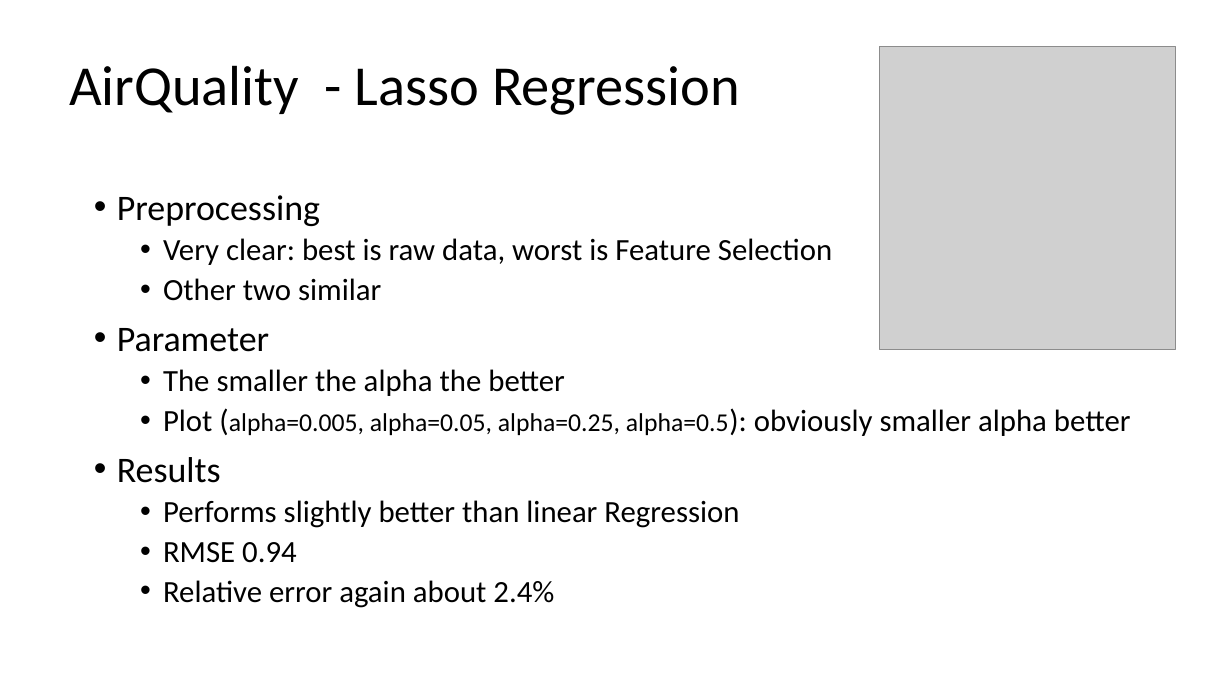
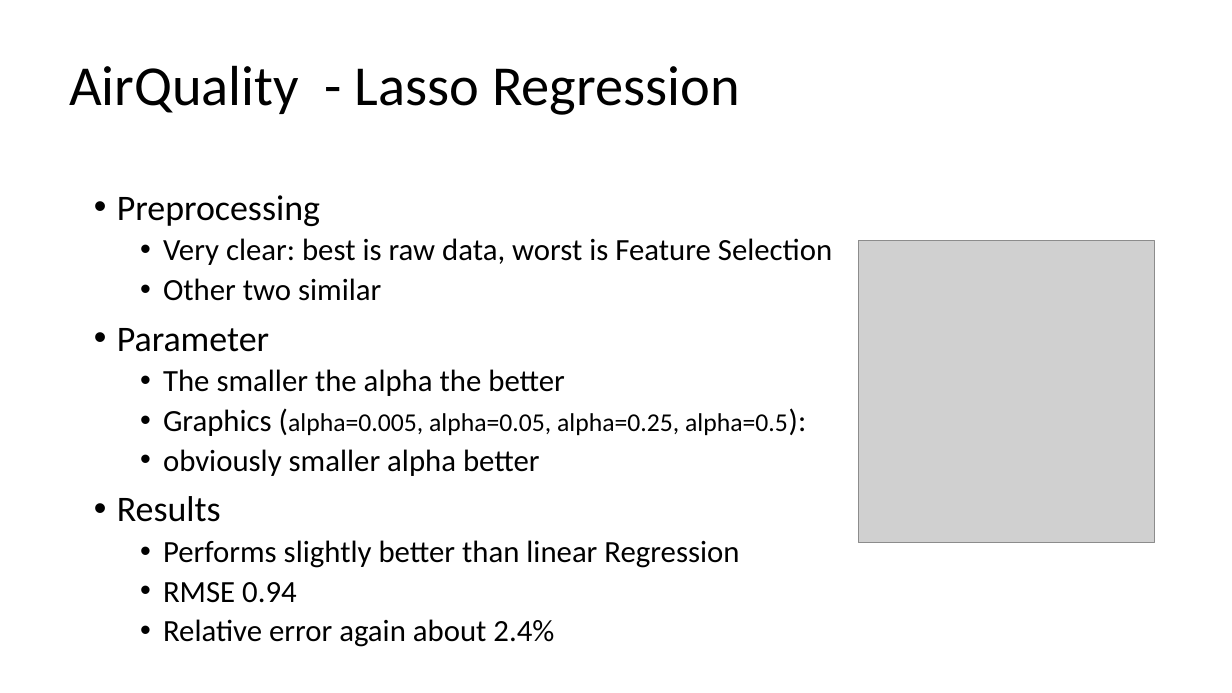
Before and after one commit to pstroppa/machine_learning, a slide deck: slide 29 of Machine_Learning_E1_o1.pptx (slide 23 before the commit). Drawn at 1232x693 pixels with LibreOffice and Linux fonts; fonts in the diff are those of the drawing; grey boxes stand for pictures; background and template pictures are left out. Boxes give left, top, right and bottom in pixels: in the first picture for what was removed or moved away, otherwise in the second. Text is boxed around its words. In the diff, an @@ line names an element or a change of style, - is before the commit and + after.

```diff
--- a/Machine_Learning_E1_o1.pptx
+++ b/Machine_Learning_E1_o1.pptx
@@ picture: place and size @@
-picture at (880,46,1176,349)
+picture at (859,240,1154,543)
@@ text at (163,409,788,476): text changed @@
-  • Plot (alpha=0.005, alpha=0.05, alpha=0.25, alpha=0.5): obviously smaller alpha better
+  • Graphics (alpha=0.005, alpha=0.05, alpha=0.25, alpha=0.5):
+  • obviously smaller alpha better
```
Also in this commit, not shown: 26 other slides changed, 6 slides added, 1 other file.
